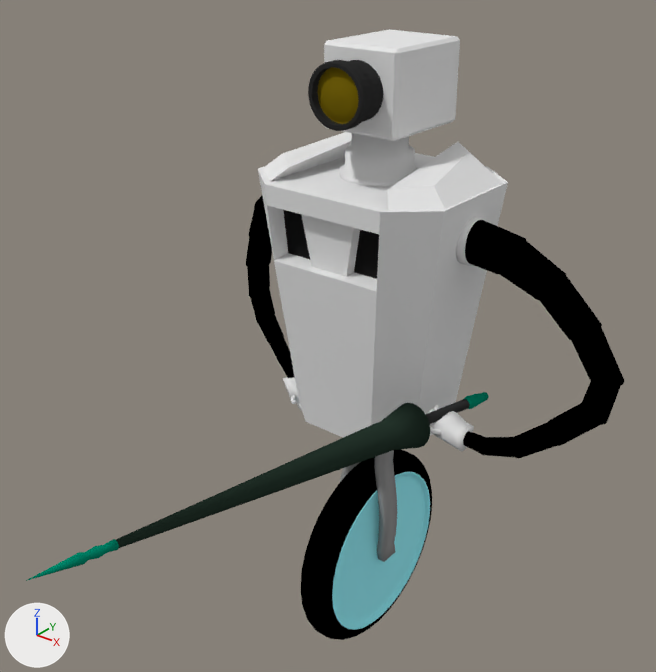
The Blender file BlendFiles/Robot/Robot2.blend as it was, and as the next commit left it.
The view is the same before and after, from a 50 mm camera at (4.5, -6.36, 6.23) aimed at (0.2, -0.98, 2.89). Arrows for +X, +Y and +Z are at lower left; the lights stay in place.

The first picture shows 'Arm1', 'Arm2', 'Axels', 'Body', 'Head', 'Lance', 'Wheel'.
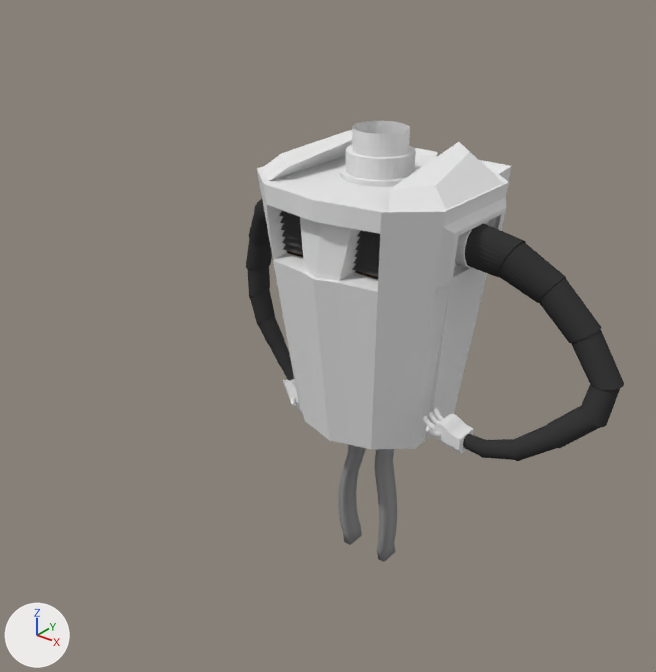
Location of each change, (x1, y1, x2, y2) in pixels of the pictures (656 x 672 px; the box of a moved part takes in the faces that stretch with it):
```json
{"object": "Body", "change": "reshaped, modifiers changed", "before": [258, 132, 508, 437], "after": [257, 121, 512, 449], "on screen": "8% taller"}
{"object": "Wheel", "change": "hidden", "before": [301, 449, 432, 640]}
{"object": "Arm2", "change": "recoloured, moved", "before": [426, 217, 624, 458], "after": [423, 223, 624, 461]}
{"object": "Head", "change": "hidden", "before": [308, 29, 460, 141]}
{"object": "Lance", "change": "hidden", "before": [26, 392, 489, 581], "on screen": "black"}
{"object": "Arm1", "change": "recoloured, moved", "before": [246, 196, 302, 411], "after": [246, 199, 302, 413]}
{"part": 1, "of": "me_cube", "change": "rebuilt", "before": [258, 132, 508, 437], "after": [257, 130, 512, 449]}
{"part": 2, "of": "me_cube", "change": "moved or reshaped", "before": [339, 133, 418, 187], "after": [340, 121, 419, 187]}
```

Scene script edits in JSON lines:
```json
{"op": "set", "path": "mat_rubber.base_color", "old": "(0.0, 0.0, 0.0)", "new": "(0.042, 0.042, 0.042)", "note": "black #000000 -> black #3a3a3a"}
{"op": "add", "block": "mat_backglow", "code": ["mat_backglow = diffuse_material('BackGlow')", "mat_backglow.base_color = (0.0445, 0.0187, 0.0062)  # brown #3c2512"]}
{"block": "me_cube", "where": "# used by ob_body; location = (0.0, 0.0, 0.0)"}
{"op": "remove", "block": "me_cube", "code": "me_cube.from_pydata(...)  # 240 vertices, 202 faces; spans x -0.98..0.98, y -0.83..0.83, z 1.65..4.44"}
{"op": "add", "block": "me_cube", "code": "me_cube.from_pydata(...)  # 245 vertices, 181 faces, 1 loose edge; spans x 0.0..1.03, y -0.92..1.14, z 1.65..4.44"}
{"block": "me_cube", "change": "me_cube part 1: the loose piece of 48 vertices spanning x -0.98..0.98, y -0.83..0.83, z 1.65..4.27 is rebuilt with 143 vertices and now spans x 0.0..1.03, y -0.92..1.14, z 1.65..4.27"}
{"block": "me_cube", "change": "me_cube part 2: 36 vertices moved within x 0.09..0.34, y -0.32..0.32, z 4.0..4.44; 156 vertices removed from x -0.36..0.34, y -0.35..0.35, z 4.0..4.44; 66 vertices added at x 0.0..0.35, y -0.35..0.35, z 4.0..4.44"}
{"block": "me_cube", "change": "me_cube part 3: the surface is now shaded flat"}
{"op": "add", "block": "me_cube", "code": "me_cube.materials.append(mat_backglow)  # brown #3c2512"}
{"op": "add", "block": "ob_lance", "code": "ob_lance.hide_viewport = True"}
{"op": "add", "block": "ob_wheel", "code": "ob_wheel.hide_viewport = True"}
{"op": "add", "block": "ob_body", "code": "_m = ob_body.modifiers.new('Mirror', 'MIRROR')"}
{"op": "set", "path": "ob_arm2.location", "old": "(0.0, 0.0, 0.0)", "new": "(0.0, 0.0, -0.0248)"}
{"op": "set", "path": "ob_arm1.location", "old": "(0.0, 0.0, 0.0)", "new": "(0.0, 0.0, -0.0248)"}
{"op": "add", "block": "ob_head", "code": "ob_head.hide_viewport = True"}
```
